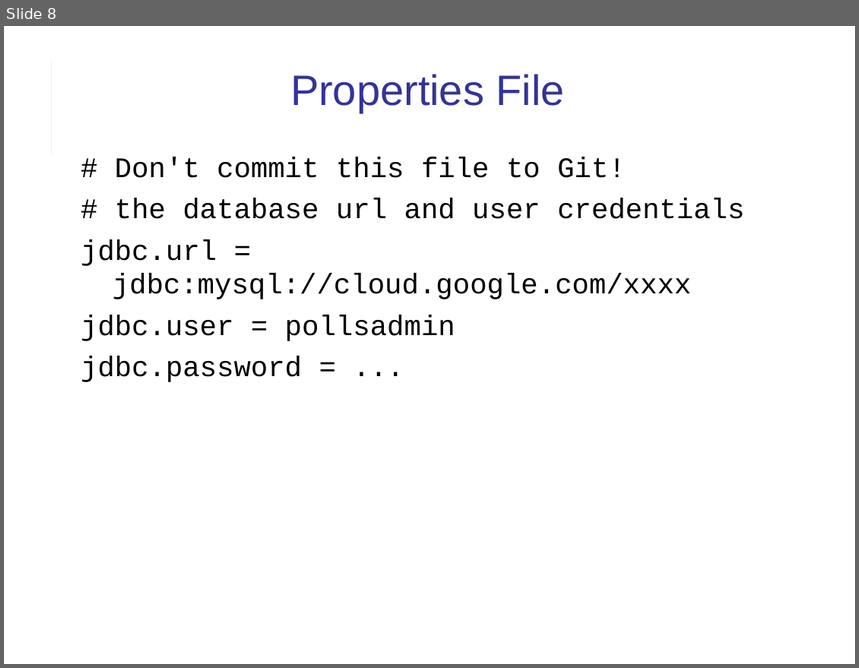
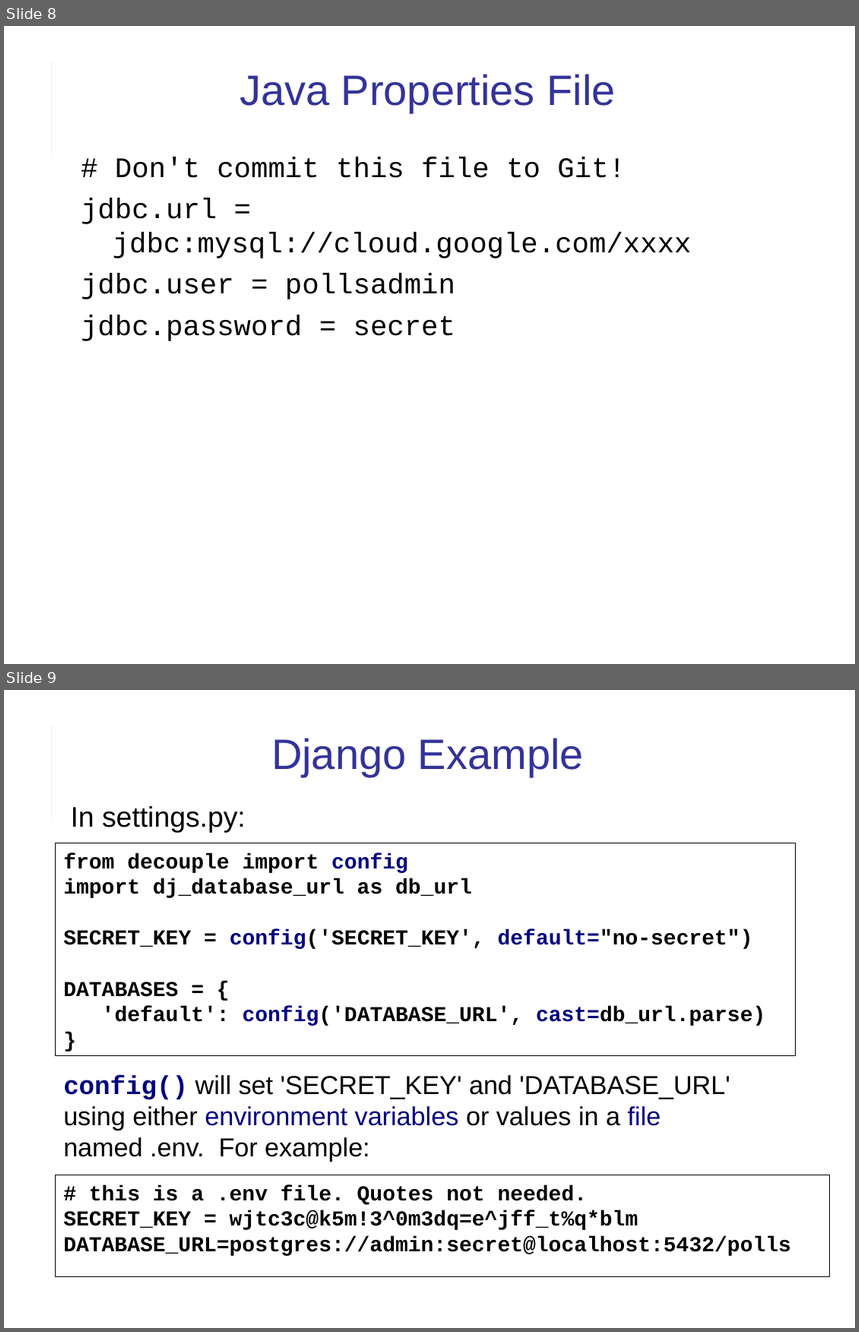
Before and after one commit to cpske/ISP, a slide deck: web/12FactorApp.ppt. Shown one above the other, each under a label of ours: slide 8 before the commit, slides 8 and 9 after it. The pictures are 859x668 and 859x1332 pixels, drawn with LibreOffice and Linux fonts; fonts in the diff are those of the drawing. Boxes give left, top, right and bottom in pixels: in the first picture for what was removed or moved away, otherwise in the second. Text is boxed around its words. In the diff, an @@ line names an element or a change of style, - is before the commit and + after.

```diff
--- a/web/12FactorApp.ppt
+++ b/web/12FactorApp.ppt
@@ slide 9 added at <box>4,690,855,1328</box>, background #FFFFFF; not listed: 2 template elements that a slide beside it also shows @@
@@ title added at <box>272,738,584,777</box>, 36 pt, text #333399 @@
+Django Example
@@ text added at <box>71,806,246,833</box>, 24 pt, text #000000 @@
+In settings.py:
@@ rectangle added at <box>55,844,796,1056</box>, outline #000000 0.74 pt, 18 pt, text #000000, bold @@
+from decouple import config
+import dj_database_url as db_url
+SECRET_KEY = config('SECRET_KEY', default="no-secret")
+DATABASES = {
+'default': config('DATABASE_URL', cast=db_url.parse)
+}
@@ text added at <box>63,1075,730,1162</box>, 22 pt, text #000000 @@
+config() will set 'SECRET_KEY' and 'DATABASE_URL' using either environment variables or values in a file named .env. For example:
@@ rectangle added at <box>55,1175,829,1277</box>, outline #000000 0.74 pt, 18 pt, text #000000, bold @@
+# this is a .env file. Quotes not needed.
+SECRET_KEY = wjtc3c@k5m!3^0m3dq=e^jff_t%q*blm
+DATABASE_URL=postgres://admin:secret@localhost:5432/polls
@@ slide 8 changed as well @@
@@ title at <box>240,74,615,113</box>: text changed @@
-Properties File
+Java Properties File
@@ text at <box>115,199,744,219</box>: paragraph removed @@
-# the database url and user credentials
@@ text at <box>81,315,455,341</box>: text changed @@
-jdbc.password = ...
+jdbc.password = secret
```
Also in this commit, not shown: 5 other slides changed, 3 other files.
